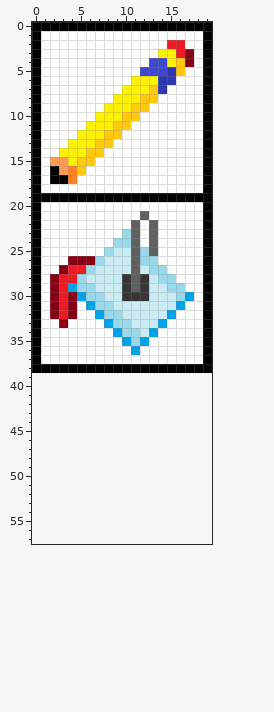
Edited in one commit: pixel-art sprite (LateTactics/Graphics/PaintTools.png). Above is the file before it was changed.
The file is 20x39 pixels. The old version is drawn lined up with the new one, on the new canvas.
After:
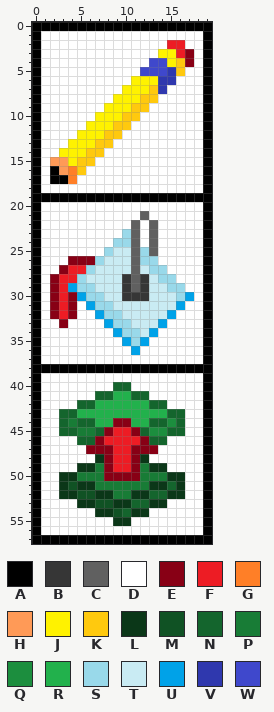
Palette (. is transparent): A #000000  B #363636  C #606060  D #ffffff  E #880015  F #ed1c24  G #ff7f27  H #ff9a57  J #fff200  K #ffc90e  L #0b3718  M #105224  N #14652d  P #187c36  Q #1c8e3e  R #22b14c  S #99d9ea  T #c9ebf3  U #00a2e8  V #2f38ae  W #3f48cc
Diff:
canvas 20x39 -> 20x58
y 39: x 0..19 .................... -> ADDDDDDDDDDDDDDDDDDA
y 40: x 0..19 .................... -> ADDDDDDDDNNDDDDDDDDA
y 41: x 0..19 .................... -> ADDDDDDNNRRNNDDDDDDA
y 42: x 0..19 .................... -> ADDDDNNRRRRRRNNDDDDA
y 43: x 0..19 .................... -> ADDNNRRRRRRRRRRNNDDA
y 44: x 0..19 .................... -> ADDNPNNRREERRNNQNDDA
y 45: x 0..19 .................... -> ADDNNPPNEFFENQQNNDDA
y 46: x 0..19 .................... -> ADDDDNNEFFFFENNDDDDA
y 47: x 0..19 .................... -> ADDDDDEEEFFEEEDDDDDA
y 48: x 0..19 .................... -> ADDDDDDLEFFELDDDDDDA
y 49: x 0..19 .................... -> ADDDDLLPEFFEPLLDDDDA
y 50: x 0..19 .................... -> ADDLLPPPEEEEPPPLLDDA
y 51: x 0..19 .................... -> ADDLMLLPPPPPPLLNLDDA
y 52: x 0..19 .................... -> ADDLLMMLLPPLLNNLLDDA
y 53: x 0..19 .................... -> ADDDDLLMMLLNNLLDDDDA
y 54: x 0..19 .................... -> ADDDDDDLLMNLLDDDDDDA
y 55: x 0..19 .................... -> ADDDDDDDDLLDDDDDDDDA
y 56: x 0..19 .................... -> ADDDDDDDDDDDDDDDDDDA
y 57: x 0..19 .................... -> AAAAAAAAAAAAAAAAAAAA
Boxes around the changes in both pictures, in picture pixels (x1, y1, x2, y2):
added: (32, 373, 212, 544)
